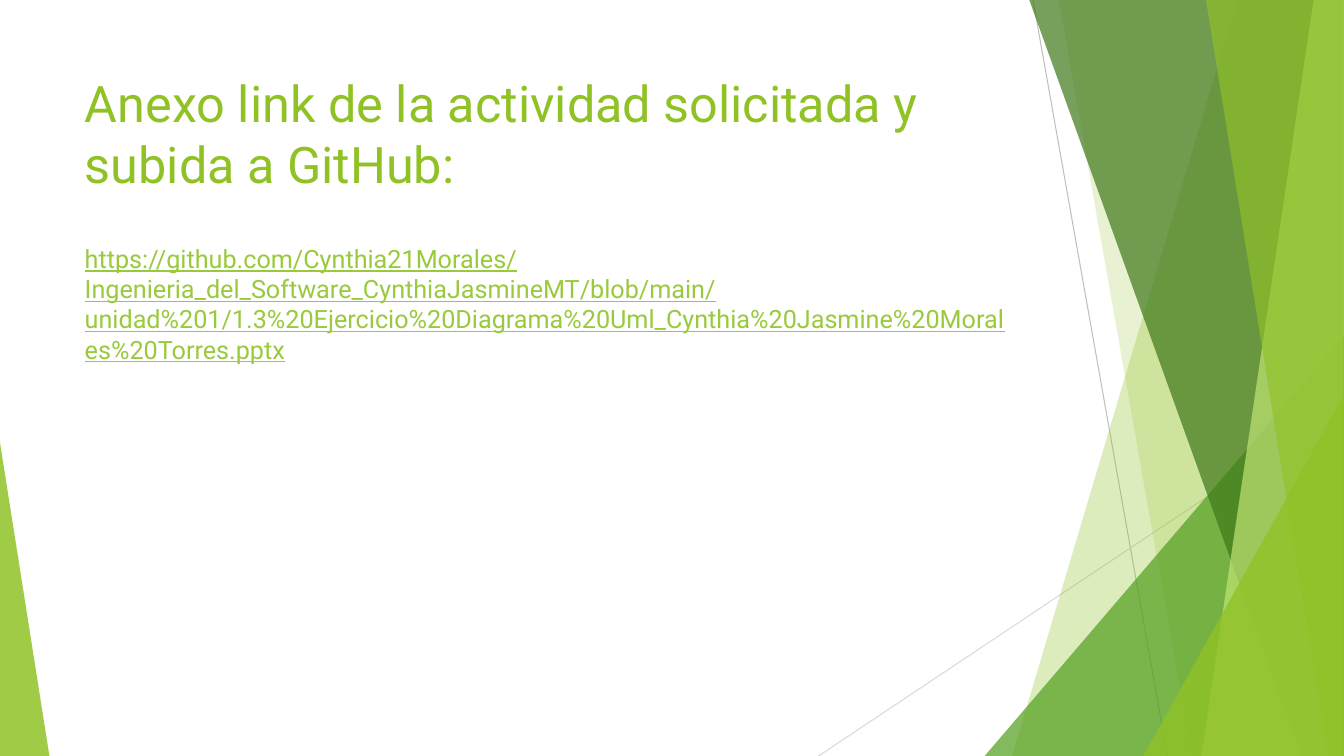
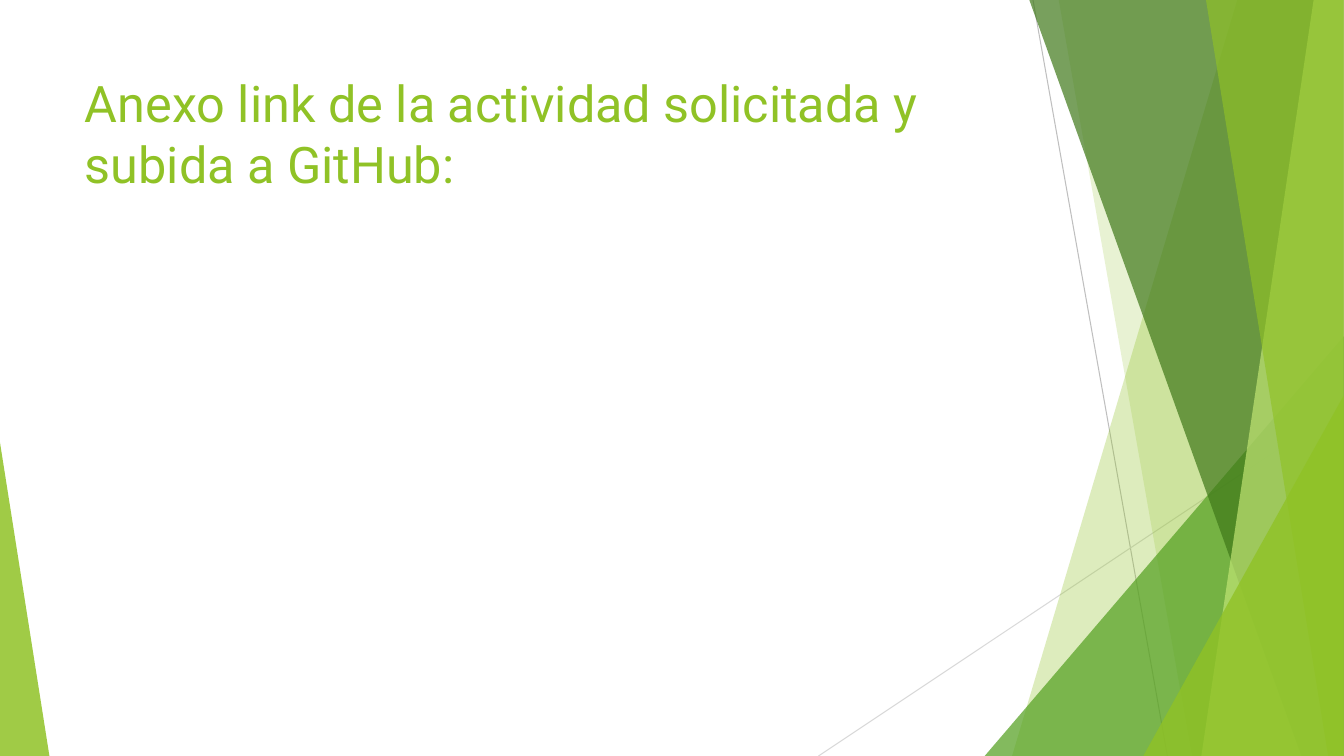
Before and after one commit to Cynthia21Morales/Ingenieria_del_Software_CynthiaJasmineMT, a slide deck: slide 10 of unidad 1/1.3 Ejercicio Diagrama Uml_Cynthia Jasmine Morales Torres.pptx (slide 9 before the commit). Drawn at 1344x756 pixels with LibreOffice and Linux fonts; fonts in the diff are those of the drawing. Boxes give left, top, right and bottom in pixels: in the first picture for what was removed or moved away, otherwise in the second. Text is boxed around its words. In the diff, an @@ line names an element or a change of style, - is before the commit and + after.

Commit message:
ejercicio UML

```diff
--- a/unidad 1/1.3 Ejercicio Diagrama Uml_Cynthia Jasmine Morales Torres.pptx
+++ b/unidad 1/1.3 Ejercicio Diagrama Uml_Cynthia Jasmine Morales Torres.pptx
@@ text removed at <box>85,249,1004,364</box> @@
-https://github.com/Cynthia21Morales/Ingenieria_del_Software_CynthiaJasmineMT/blob/main/unidad%201/1.3%20Ejercicio%20Diagrama%20Uml_Cynthia%20Jasmine%20Morales%20Torres.pptx
```
Also in this commit, not shown: 4 other slides changed, 2 slides added, 1 slide removed.
